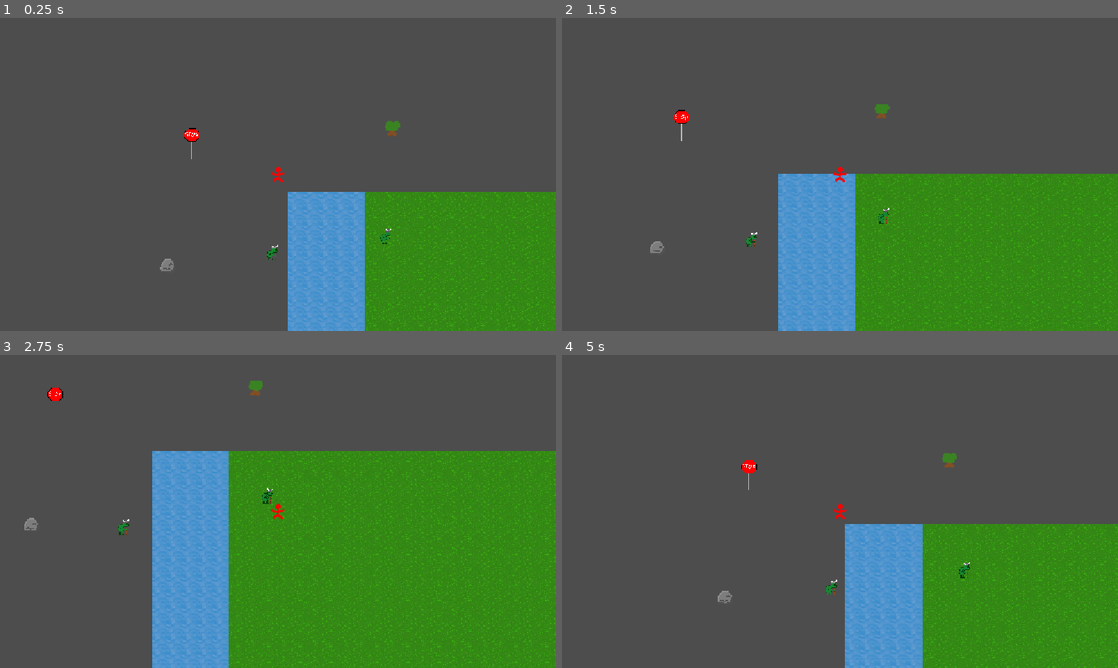
Above: before the commit, frames 1-4 (two rows, left to right).
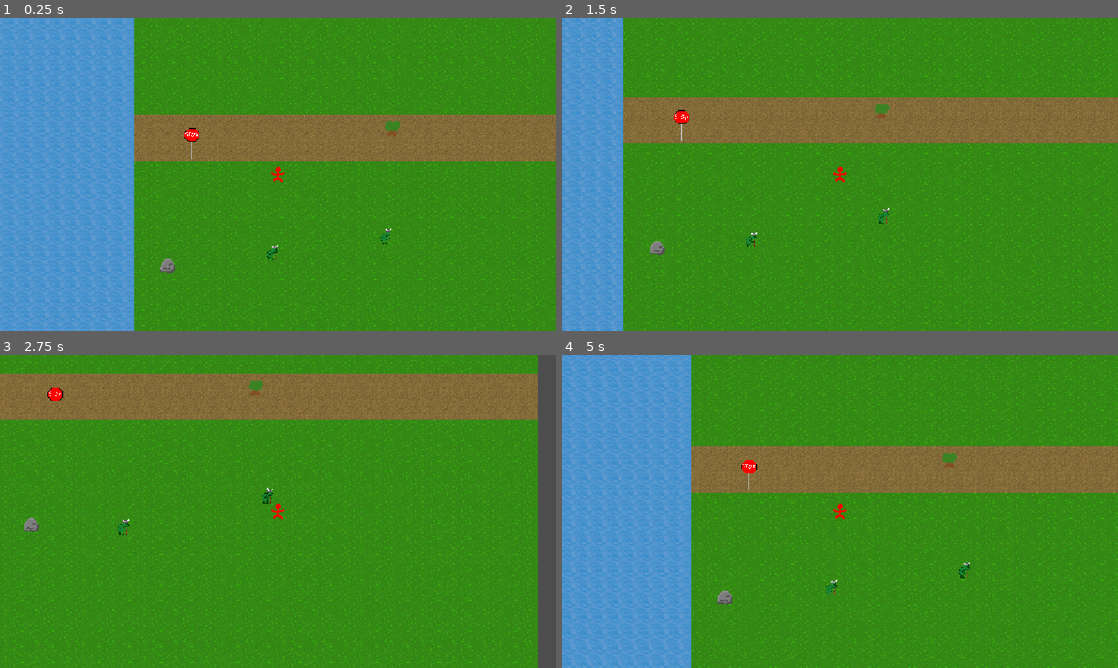
Above: after the commit, the same moments.

Repository: Drewpicus/2dPractice
Game: Godot game, scene res://Scenes/main.tscn
Same seed, same stepped clock (60 frames per second), same inputs: the game is played once before the commit and once after it.
Inputs (mouse positions are in pixels of both pictures, inside the frame that each line leads up to):
- Up to frame 1 (0.25 s): no input
- Up to frame 2 (1.5 s): tap Enter at 0.5 s; move the mouse to (962, 158) at 0.52 s; hold D (move_right) 0.53-1.28 s; click (962, 158) at 0.6 s; move the mouse to (728, 190) at 1.27 s; hold S (move_down) from 1.28 s (still down); tap T (quick_inspect) at 1.35 s
- Up to frame 3 (2.75 s): move the mouse to (333, 442) at 2.02 s; release S (move_down) at 2.03 s; hold D (move_right) from 2.03 s (still down); hold E (test) from 2.03 s (still down)
- Up to frame 4 (5 s): move the mouse to (812, 574) at 2.77 s; release D (move_right) at 2.78 s; release E (test) at 2.78 s; hold W (move_up) 2.78-3.53 s; tap Mouse wheel up (zoom_in) at 2.85 s; move the mouse to (1006, 558) at 3.52 s; hold A (move_left) from 3.53 s (still down); tap Mouse wheel down (zoom_out) at 3.6 s; move the mouse to (673, 464) at 4.27 s; click (673, 464) at 4.35 s

The runs differ from the first frame. In frame 1, 84% of the frame differs, in the area x 0-100%, y 0-100%; in frame 2, 76%; in frame 3, 60%; in frame 4, 83%.

Commit message:
terrain change

Diff:
--- a/Scenes/terrain_renderer.gd
+++ b/Scenes/terrain_renderer.gd
@@ -19,8 +19,11 @@
 func render(world_data: WorldData) -> void:
 	clear()
 
-	for y in world_data.size.y:
-		for x in world_data.size.x:
+	var minimum := world_data.get_min_cell()
+	var maximum := world_data.get_max_cell()
+
+	for y in range(minimum.y, maximum.y + 1):
+		for x in range(minimum.x, maximum.x + 1):
 			var cell := Vector2i(x, y)
 			var terrain_id := world_data.get_terrain(cell)
 
--- a/world_data.gd
+++ b/world_data.gd
@@ -6,18 +6,40 @@
 
 var _terrain: Array[StringName] = []
 
+
 func _init(world_size: Vector2i, world_seed: int) -> void:
 	size = world_size
 	seed = world_seed
 	_terrain.resize(size.x * size.y)
 
+
+func get_min_cell() -> Vector2i:
+	return Vector2i(
+		-size.x / 2,
+		-size.y / 2
+	)
+
+
+func get_max_cell() -> Vector2i:
+	var minimum := get_min_cell()
+
+	return Vector2i(
+		minimum.x + size.x - 1,
+		minimum.y + size.y - 1
+	)
+
+
 func in_bounds(cell: Vector2i) -> bool:
+	var minimum := get_min_cell()
+	var maximum := get_max_cell()
+
 	return (
-		cell.x >= 0
-		and cell.y >= 0
-		and cell.x < size.x
-		and cell.y < size.y
+		cell.x >= minimum.x
+		and cell.y >= minimum.y
+		and cell.x <= maximum.x
+		and cell.y <= maximum.y
 	)
+
 
 func get_terrain(cell: Vector2i) -> StringName:
 	if not in_bounds(cell):
@@ -25,11 +47,16 @@
 
 	return _terrain[_index(cell)]
 
+
 func set_terrain(cell: Vector2i, terrain_id: StringName) -> void:
 	if not in_bounds(cell):
 		return
 
 	_terrain[_index(cell)] = terrain_id
 
+
 func _index(cell: Vector2i) -> int:
-	return cell.y * size.x + cell.x
+	var minimum := get_min_cell()
+	var array_cell := cell - minimum
+
+	return array_cell.y * size.x + array_cell.x
--- a/world_generator.gd
+++ b/world_generator.gd
@@ -5,16 +5,18 @@
 func generate(size: Vector2i, seed: int) -> WorldData:
 	var data := WorldData.new(size, seed)
 
-	for y in size.y:
-		for x in size.x:
+	var minimum := data.get_min_cell()
+	var maximum := data.get_max_cell()
+
+	for y in range(minimum.y, maximum.y + 1):
+		for x in range(minimum.x, maximum.x + 1):
 			var cell := Vector2i(x, y)
-
-			if x < 5:
+			if x < -10:
 				data.set_terrain(
 					cell,
 					&"base:water"
 				)
-			elif y > 20 and y < 25:
+			elif y > -6 and y < -2:
 				data.set_terrain(
 					cell,
 					&"base:dirt"
